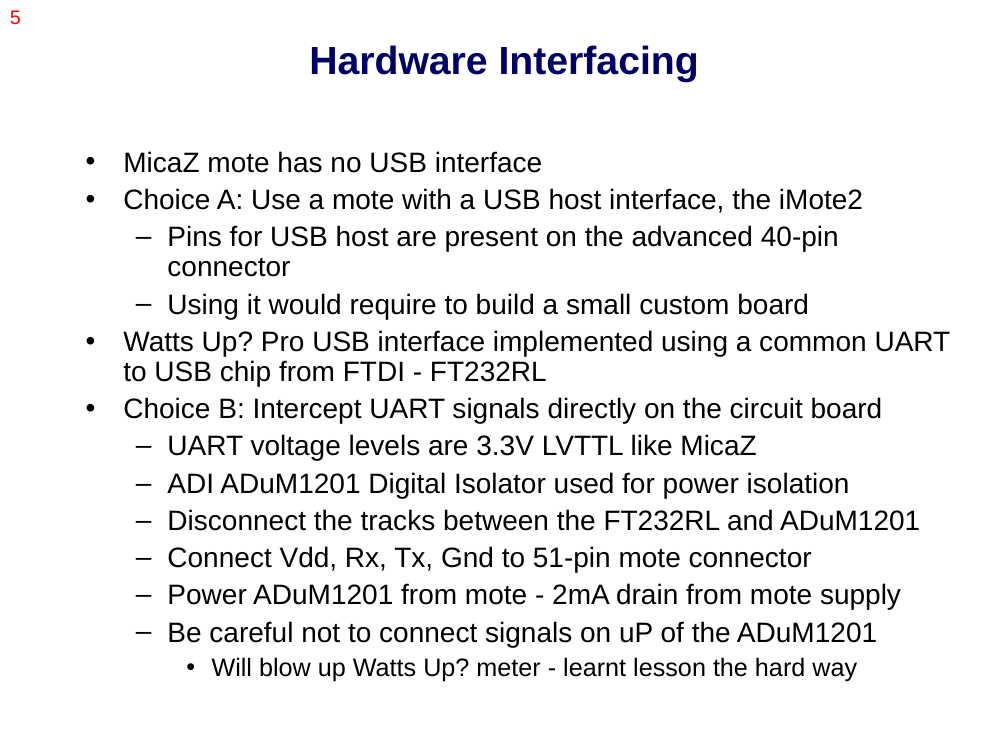
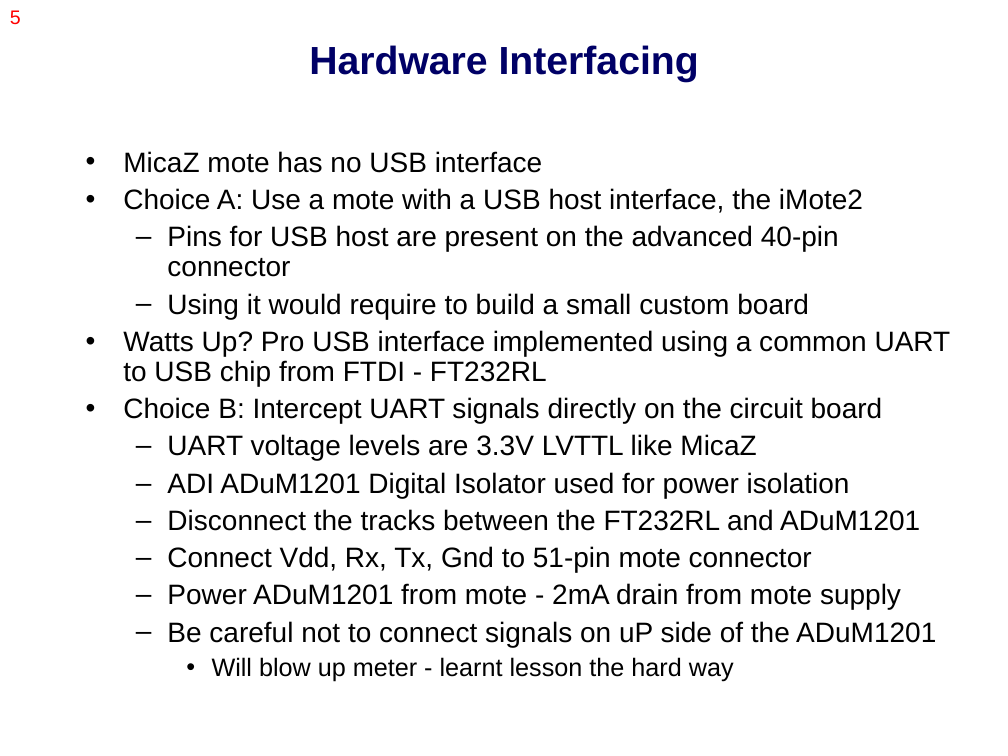
Before and after one commit to nesl/splt, a slide deck: slide 5 of docs/presentation/splt_z.ppt. Drawn at 1008x756 pixels with LibreOffice and Linux fonts; fonts in the diff are those of the drawing. Boxes give left, top, right and bottom in pixels: in the first picture for what was removed or moved away, otherwise in the second. Text is boxed around its words. In the diff, an @@ line names an element or a change of style, - is before the commit and + after.

```diff
--- a/docs/presentation/splt_z.ppt
+++ b/docs/presentation/splt_z.ppt
@@ text at box(167, 621, 936, 681): text changed; size 18 to 20 pt @@
-  – Be careful not to connect signals on uP of the ADuM1201
-    • Will blow up Watts Up? meter - learnt lesson the hard way
+  – Be careful not to connect signals on uP side of the ADuM1201
+    • Will blow up meter - learnt lesson the hard way
```
Also in this commit, not shown: 3 slides added.
